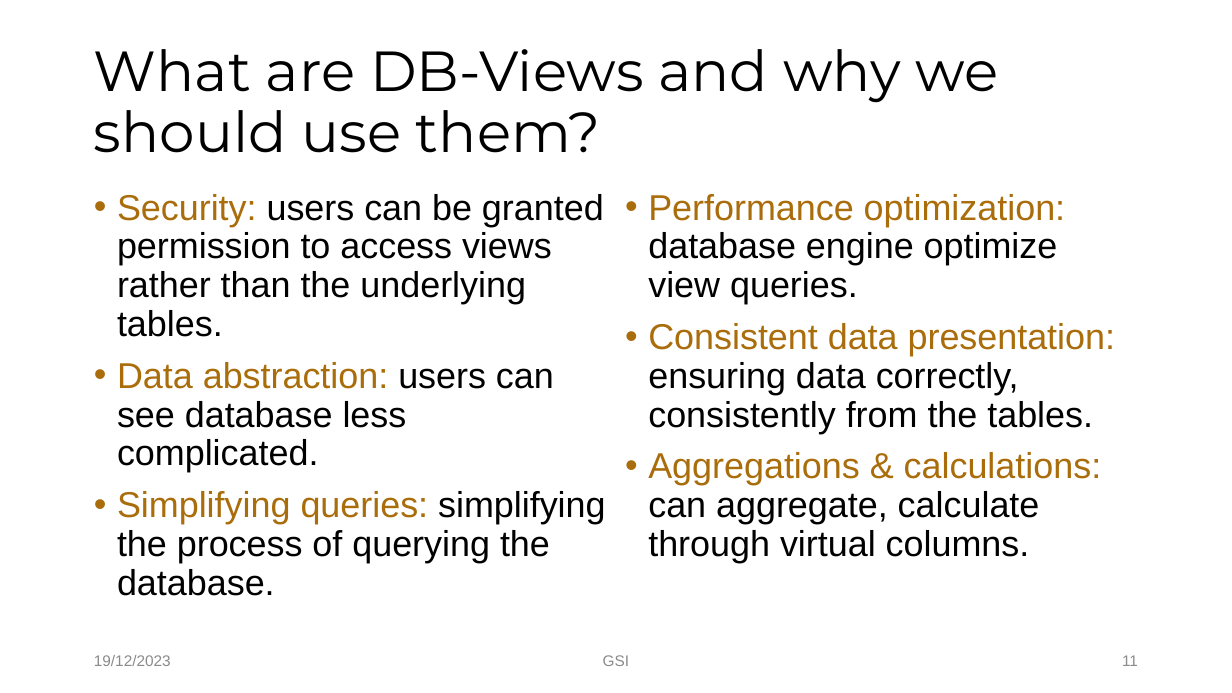
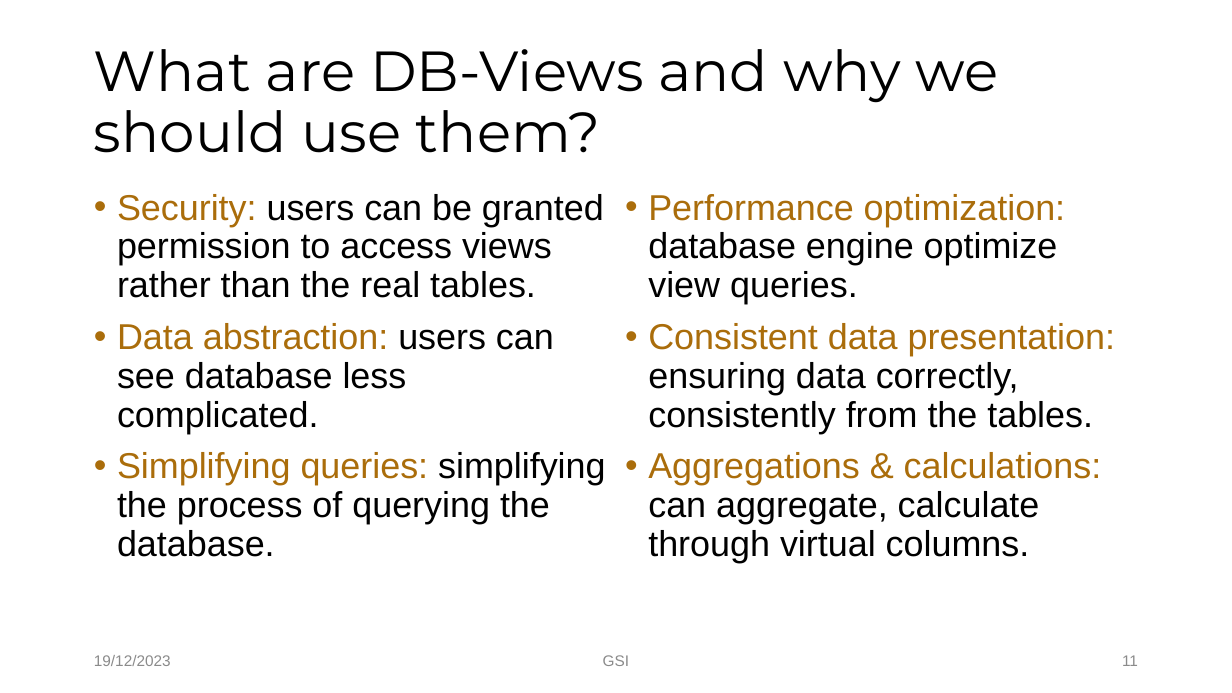
Before and after one commit to Tuyen92/my_bag, a slide deck: slide 11 of sprint.review.20231219_Tuyen.pptx. Drawn at 1232x693 pixels with LibreOffice and Linux fonts; fonts in the diff are those of the drawing; background and template pictures are left out. Boxes give left, top, right and bottom in pixels: in the first picture for what was removed or moved away, otherwise in the second. Text is boxed around its words. In the diff, an @@ line names an element or a change of style, - is before the commit and + after.

```diff
--- a/sprint.review.20231219_Tuyen.pptx
+++ b/sprint.review.20231219_Tuyen.pptx
@@ text at [117,194,604,298]: text changed @@
-• Security: users can be granted permission to access views rather than the underlying tables.
+• Security: users can be granted permission to access views rather than the real tables.
```
Also in this commit, not shown: 2 other slides changed, 1 other file.
